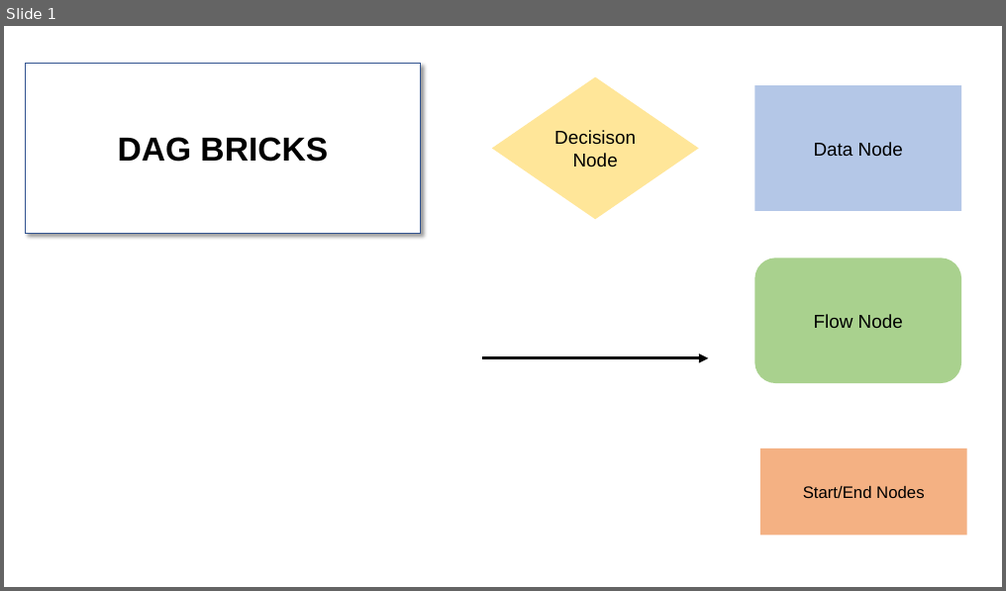
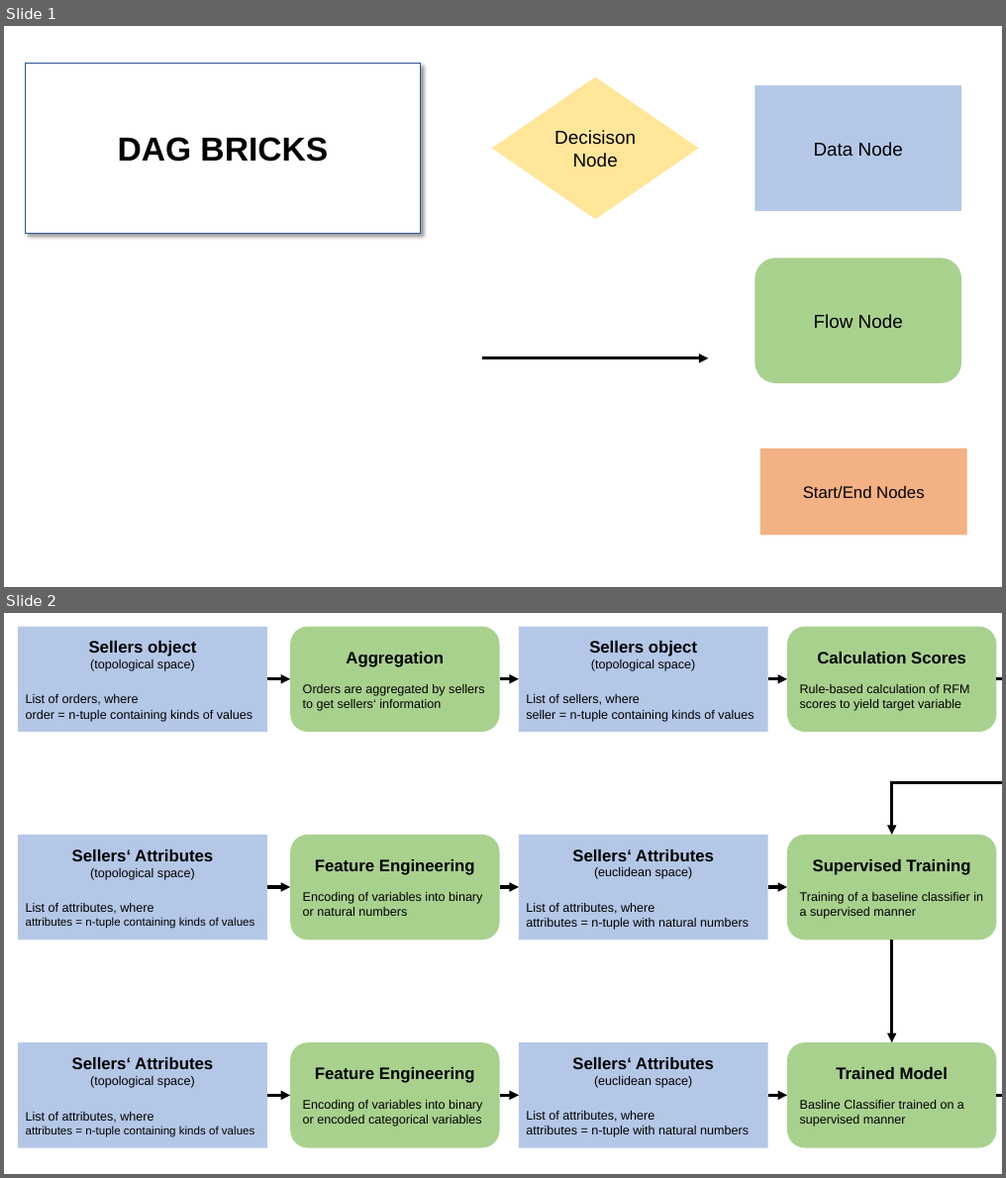
Before and after one commit to jq88712/pykurs2, a slide deck: literature/DAG_Bricks.pptx. Shown one above the other, each under a label of ours: slide 1 before the commit, slides 1 and 2 after it. The pictures are 1006x591 and 1006x1178 pixels, drawn with LibreOffice and Linux fonts; fonts in the diff are those of the drawing. Boxes give left, top, right and bottom in pixels: in the first picture for what was removed or moved away, otherwise in the second. Text is boxed around its words. In the diff, an @@ line names an element or a change of style, - is before the commit and + after.

```diff
--- a/literature/DAG_Bricks.pptx
+++ b/literature/DAG_Bricks.pptx
@@ slide 2 added at (4,613,1002,1174), background #FFFFFF @@
@@ rectangle added at (18,627,267,732), fill #B4C7E7, 12 pt, text #000000 @@
+Sellers object
+(topological space)
+List of orders, where
+order = n-tuple containing kinds of values
@@ rounded rectangle added at (290,627,500,732), fill #A9D18E, 12 pt, text #000000 @@
+Aggregation
+Orders are aggregated by sellers to get sellers‘ information
@@ rectangle added at (519,627,768,732), fill #B4C7E7, 12 pt, text #000000 @@
+Sellers object
+(topological space)
+List of sellers, where
+seller = n-tuple containing kinds of values
@@ rounded rectangle added at (787,627,997,732), fill #A9D18E, 12 pt, text #000000 @@
+Calculation Scores
+Rule-based calculation of RFM scores to yield target variable
@@ arrow added from (267, 679) to (290, 679), #000000 3 pt @@
@@ arrow added from (500, 679) to (519, 679), #000000 3 pt @@
@@ arrow added from (768, 679) to (787, 679), #000000 3 pt @@
@@ arrow added from (997, 679) to (1002, 679), #000000 3 pt @@
@@ elbow arrow added from (1002, 732) to (892, 835), #000000 3 pt @@
@@ rectangle added at (18,835,267,940), fill #B4C7E7, 11 pt, text #000000 @@
+Sellers‘ Attributes
+(topological space)
+List of attributes, where
+attributes = n-tuple containing kinds of values
@@ rounded rectangle added at (290,835,500,940), fill #A9D18E, 12 pt, text #000000 @@
+Feature Engineering
+Encoding of variables into binary or natural numbers
@@ rectangle added at (519,835,768,940), fill #B4C7E7, 12 pt, text #000000 @@
+Sellers‘ Attributes
+(euclidean space)
+List of attributes, where
+attributes = n-tuple with natural numbers
@@ rounded rectangle added at (787,835,997,940), fill #A9D18E, 12 pt, text #000000 @@
+Supervised Training
+Training of a baseline classifier in a supervised manner
@@ arrow added from (267, 887) to (290, 887), #000000 3 pt @@
@@ arrow added from (500, 887) to (519, 887), #000000 3 pt @@
@@ arrow added from (768, 887) to (787, 887), #000000 3 pt @@
@@ arrow added from (892, 940) to (892, 1043), #000000 3 pt @@
@@ rectangle added at (18,1043,267,1149), fill #B4C7E7, 11 pt, text #000000 @@
+Sellers‘ Attributes
+(topological space)
+List of attributes, where
+attributes = n-tuple containing kinds of values
@@ rounded rectangle added at (290,1043,500,1149), fill #A9D18E, 12 pt, text #000000 @@
+Feature Engineering
+Encoding of variables into binary or encoded categorical variables
@@ rectangle added at (519,1043,768,1149), fill #B4C7E7, 12 pt, text #000000 @@
+Sellers‘ Attributes
+(euclidean space)
+List of attributes, where
+attributes = n-tuple with natural numbers
@@ rounded rectangle added at (787,1043,997,1149), fill #A9D18E, 12 pt, text #000000 @@
+Trained Model
+Basline Classifier trained on a supervised manner
@@ arrow added from (267, 1096) to (290, 1096), #000000 3 pt @@
@@ arrow added from (500, 1096) to (519, 1096), #000000 3 pt @@
@@ arrow added from (768, 1096) to (787, 1096), #000000 3 pt @@
@@ arrow added from (997, 1096) to (1002, 1096), #000000 3 pt @@
```
Also in this commit, not shown: 1 slide changed, 11 other files.
